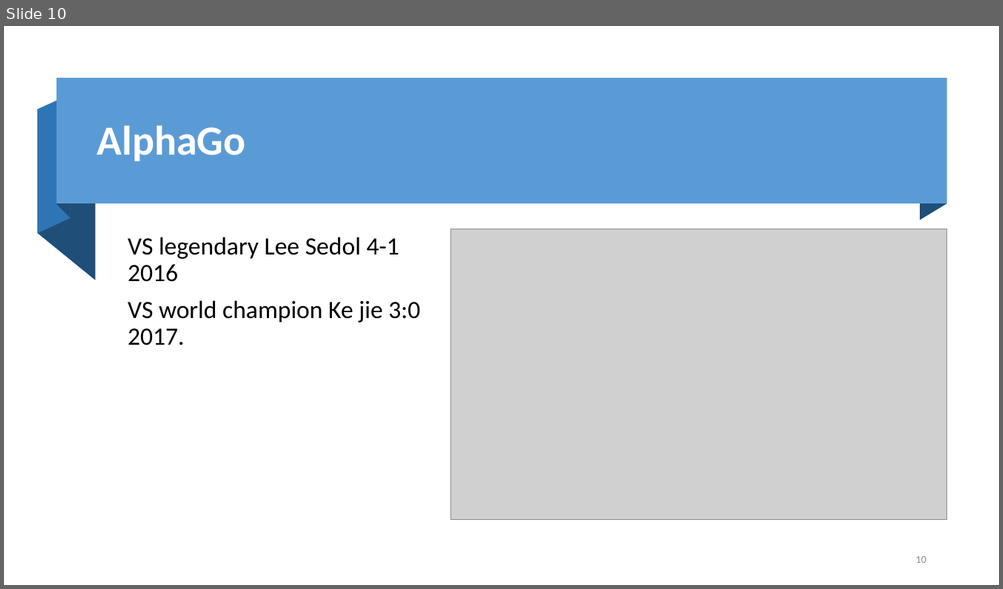
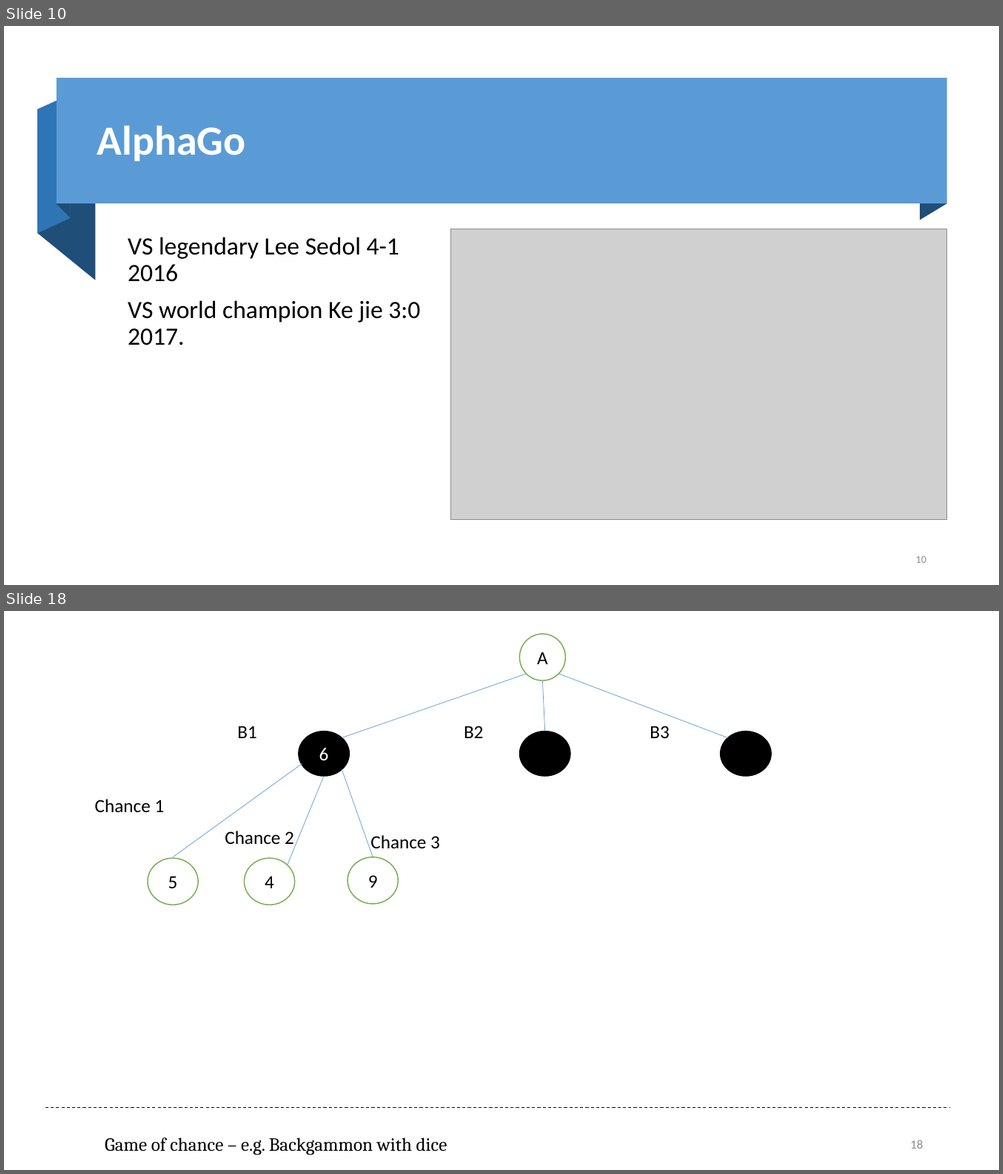
Before and after one commit to fanchuanster/uwinds, a slide deck: docs/8700AI/game in AI.pptx. Shown one above the other, each under a label of ours: slide 10 before the commit, slides 10 and 18 after it; the slides between them are not shown. The pictures are 1003x589 and 1003x1174 pixels, drawn with LibreOffice and Linux fonts; fonts in the diff are those of the drawing; grey boxes stand for pictures; background and template pictures are left out. Boxes give left, top, right and bottom in pixels: in the first picture for what was removed or moved away, otherwise in the second. Text is boxed around its words. In the diff, an @@ line names an element or a change of style, - is before the commit and + after.

```diff
--- a/docs/8700AI/game in AI.pptx
+++ b/docs/8700AI/game in AI.pptx
@@ slide 18 added at [4,611,999,1170], background #FFFFFF @@
@@ ellipse added at [520,634,565,681], fill #FFFFFF, outline #70AD47 1 pt, 18 pt, text #000000 @@
+A
@@ line added from (342, 738) to (526, 674), #5B9BD5 0.5 pt @@
@@ line added from (728, 738) to (558, 674), #5B9BD5 0.5 pt @@
@@ line added from (545, 731) to (543, 681), #5B9BD5 0.5 pt @@
@@ text added at [237,726,256,738], 18 pt, text #000000 @@
+B1
@@ ellipse added at [299,731,350,776], fill #000000, outline #000000 1 pt, 18 pt, text #FFFFFF @@
+6
@@ text added at [464,726,483,738], 18 pt, text #000000 @@
+B2
@@ ellipse added at [520,731,570,776], fill #000000, outline #000000 1 pt @@
@@ text added at [649,726,669,738], 18 pt, text #000000 @@
+B3
@@ ellipse added at [720,731,771,776], fill #000000, outline #000000 1 pt @@
@@ line added from (173, 857) to (302, 764), #5B9BD5 0.5 pt @@
@@ line added from (287, 866) to (324, 776), #5B9BD5 0.5 pt @@
@@ line added from (373, 857) to (342, 770), #5B9BD5 0.5 pt @@
@@ text added at [95,799,165,812], 18 pt, text #000000 @@
+Chance 1
@@ text added at [225,831,294,849], 18 pt, text #000000 @@
+Chance 2
@@ text added at [370,835,440,853], 18 pt, text #000000 @@
+Chance 3
@@ ellipse added at [148,859,198,906], fill #FFFFFF, outline #70AD47 1 pt, 18 pt, text #000000 @@
+5
@@ ellipse added at [244,859,295,906], fill #FFFFFF, outline #70AD47 1 pt, 18 pt, text #000000 @@
+4
@@ ellipse added at [347,857,398,904], fill #FFFFFF, outline #70AD47 1 pt, 18 pt, text #000000 @@
+9
@@ line added from (45, 1108) to (950, 1108), #000000 0.75 pt dashed @@
@@ text added at [105,1138,447,1156], 18 pt, text #000000 @@
+Game of chance – e.g. Backgammon with dice
@@ page number added at [910,1140,922,1149], 12 pt, text #8C8C8C @@
+18
```
Also in this commit, not shown: 5 slides changed, 11 other slides added.
